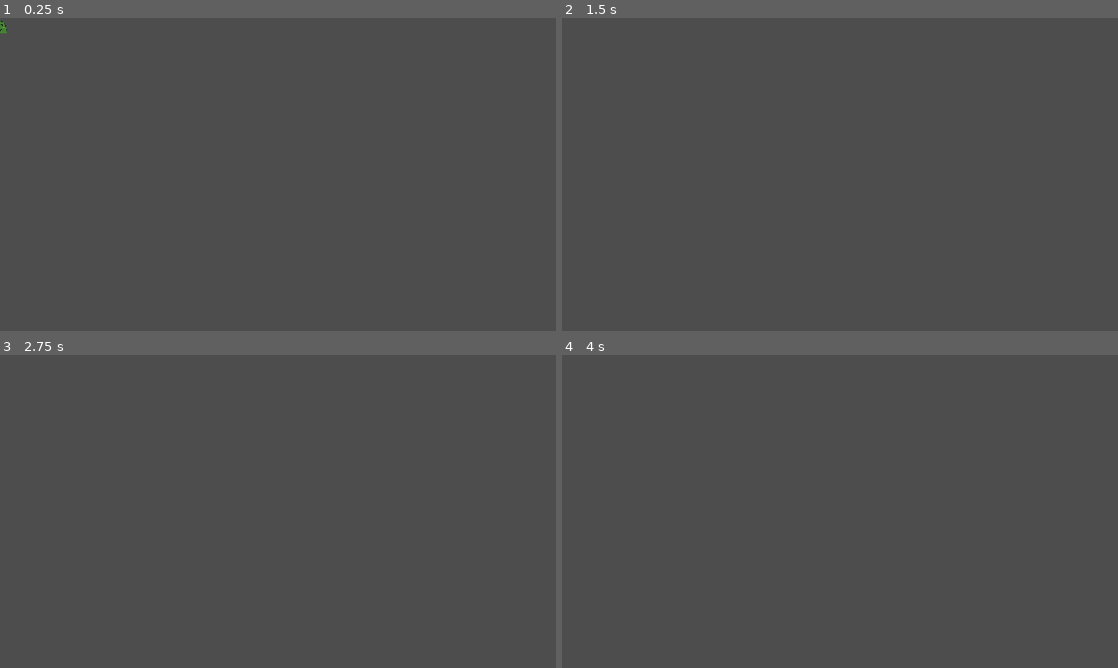
Above: before the commit, frames 1-4 (two rows, left to right).
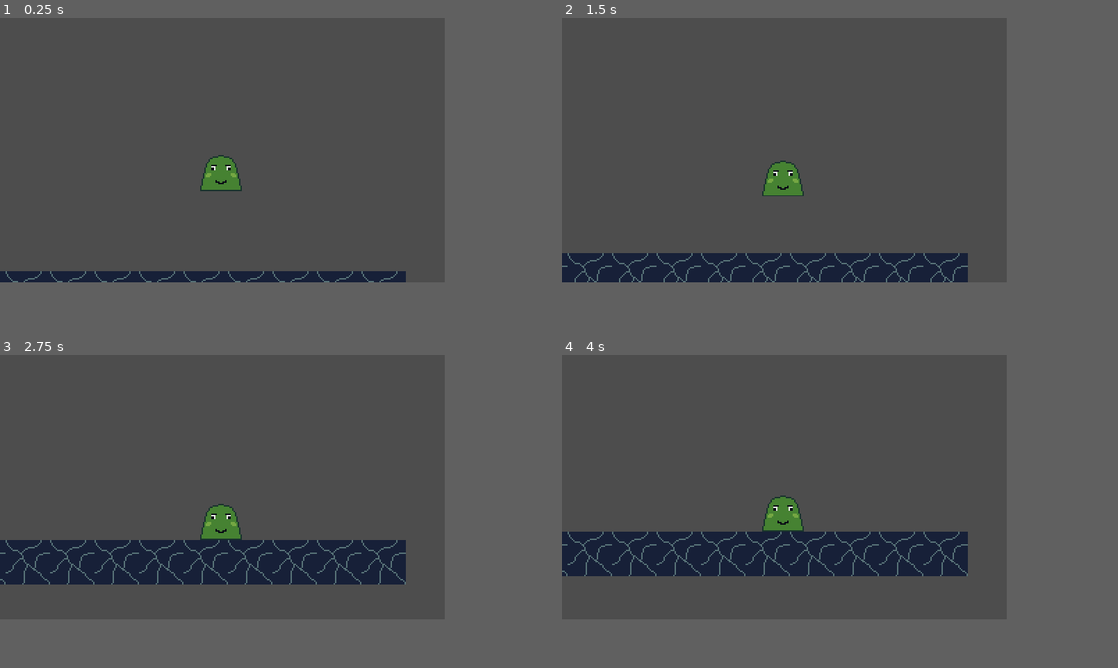
Above: after the commit, the same moments.

Repository: diabelnet/Time-Bounce
Game: Godot game, scene res://Scenes/game.tscn
The game is run twice, just before and just after one commit, with the same random seed, the same clock (stepped at 60 frames per second) and the same inputs. Before the commit the project has no main scene; this scene is started directly in both runs.
Inputs:
- Up to frame 1 (0.25 s): no input
- Up to frame 2 (1.5 s): tap Enter (ui_accept) at 0.5, 0.6 s; hold Right (ui_right) from 0.53 s (still down); tap W (Jump) at 0.77, 0.8, 1.07, 1.35 s
- Up to frame 3 (2.75 s): tap W (Jump) at 1.52, 1.82, 2.3 s; tap Enter (ui_accept) at 1.55, 2.1 s; release Right (ui_right) at 2.03 s; hold Left (ui_left) from 2.03 s (still down)
- Up to frame 4 (4 s): release Left (ui_left) at 2.78 s; hold Right (ui_right) from 2.78 s (still down); tap Enter (ui_accept) at 2.85 s; tap W (Jump) at 3.02, 3.32, 3.6, 3.77 s
In our replay, the window is 800x450 before the commit and 640x380 after it. These sizes can differ from the game's own. Grey fills any space a smaller window leaves; there, only what the larger window draws over its background counts as a difference.

The runs differ from the first frame. In frame 1, 3.3% of the frame differs, in the area x 0-73%, y 0-85%; in frame 2, 7.5%; in frame 3, 11%, in the area x 0-73%, y 47-74%; in frame 4, 11%.

Commit message:
a

Diff:
--- a/Scenes/game.tscn
+++ b/Scenes/game.tscn
@@ -1,16 +1,52 @@
-[gd_scene format=3 uid="uid://b0v8iryu7kv4r"]
+[gd_scene format=4 uid="uid://b0v8iryu7kv4r"]
 
 [ext_resource type="PackedScene" uid="uid://bo8f7k2t6qy84" path="res://Scenes/level.tscn" id="1_ebmjs"]
 [ext_resource type="PackedScene" uid="uid://oy67rn0cumj3" path="res://Scenes/player.tscn" id="2_qxrlw"]
+[ext_resource type="Texture2D" uid="uid://b83osx40v0lt2" path="res://Assets/Environment-0001-Sheet.png" id="3_wrm1d"]
 
 [sub_resource type="WorldBoundaryShape2D" id="WorldBoundaryShape2D_slswj"]
+
+[sub_resource type="TileSetAtlasSource" id="TileSetAtlasSource_3dryh"]
+texture = ExtResource("3_wrm1d")
+texture_region_size = Vector2i(32, 32)
+0:0/0 = 0
+1:0/0 = 0
+2:0/0 = 0
+3:0/0 = 0
+0:1/0 = 0
+1:1/0 = 0
+2:1/0 = 0
+3:1/0 = 0
+0:2/0 = 0
+1:2/0 = 0
+2:2/0 = 0
+3:2/0 = 0
+0:3/0 = 0
+1:3/0 = 0
+2:3/0 = 0
+3:3/0 = 0
+
+[sub_resource type="TileSet" id="TileSet_slswj"]
+tile_size = Vector2i(32, 32)
+sources/0 = SubResource("TileSetAtlasSource_3dryh")
 
 [node name="Game" type="Node2D" unique_id=839094508]
 
 [node name="Level" parent="." unique_id=137741351 instance=ExtResource("1_ebmjs")]
 
 [node name="Player" parent="Level" unique_id=1297774322 instance=ExtResource("2_qxrlw")]
-position = Vector2(0, -13)
+position = Vector2(-5, -102)
 
-[node name="CollisionShape2D" type="CollisionShape2D" parent="Level" unique_id=1392564362]
+[node name="Camera2D" type="Camera2D" parent="Level/Player" unique_id=1069379959]
+position = Vector2(1, 5)
+zoom = Vector2(2, 2)
+position_smoothing_enabled = true
+
+[node name="StaticBody2D" type="StaticBody2D" parent="Level" unique_id=1543144418]
+
+[node name="CollisionShape2D" type="CollisionShape2D" parent="Level/StaticBody2D" unique_id=1392564362]
 shape = SubResource("WorldBoundaryShape2D_slswj")
+
+[node name="TileMapLayer" type="TileMapLayer" parent="Level" unique_id=215298344]
+tile_map_data = PackedByteArray("AAD//wAAAAAAAAEAAAD+/wAAAAAAAAEAAAD9/wAAAAAAAAEAAAD8/wAAAAAAAAEAAAD7/wAAAAAAAAEAAAD6/wAAAAAAAAEAAAAAAAAAAAAAAAEAAAABAAAAAAAAAAEAAAACAAAAAAAAAAEAAAADAAAAAAAAAAEAAAA=")
+tile_set = SubResource("TileSet_slswj")
--- /dev/null
+++ b/Scenes/game_manager.tscn
@@ -0,0 +1,6 @@
+[gd_scene format=3 uid="uid://bgm6nw2lnum0o"]
+
+[ext_resource type="Script" uid="uid://elwm5lbs76aq" path="res://Scripts/GameManager.gd" id="1_oj352"]
+
+[node name="GameManager" type="Node" unique_id=785521913]
+script = ExtResource("1_oj352")
--- /dev/null
+++ b/Scripts/GameManager.gd
@@ -0,0 +1,11 @@
+extends Node
+
+var controlls: int = 1
+
+# Called when the node enters the scene tree for the first time.
+func _ready() -> void:
+	pass # Replace with function body.
+
+# Called every frame. 'delta' is the elapsed time since the previous frame.
+func _process(delta: float) -> void:
+	pass
--- a/Scripts/player.gd
+++ b/Scripts/player.gd
@@ -1,25 +1,33 @@
 extends CharacterBody2D
-
 
 const SPEED = 300.0
 const JUMP_VELOCITY = -400.0
 
+var controlls:int = GameManager.controlls
+
+var recoring:Array = []
 
 func _physics_process(delta: float) -> void:
 	# Add the gravity.
 	if not is_on_floor():
 		velocity += get_gravity() * delta
 
+	var jump = Input.is_action_just_pressed("Jump")
+
 	# Handle jump.
-	if Input.is_action_just_pressed("ui_accept") and is_on_floor():
+	if jump and is_on_floor():
 		velocity.y = JUMP_VELOCITY
 
 	# Get the input direction and handle the movement/deceleration.
-	# As good practice, you should replace UI actions with custom gameplay actions.
-	var direction := Input.get_axis("ui_left", "ui_right")
+	# As good practice, you should replace UI actions with custom gameplay
+
+	var direction := Input.get_axis("Right_"+str(controlls), "Left_"+str(controlls))
 	if direction:
 		velocity.x = direction * SPEED
 	else:
 		velocity.x = move_toward(velocity.x, 0, SPEED)
 
 	move_and_slide()
+
+func record() -> void:
+	pass
--- a/project.godot
+++ b/project.godot
@@ -11,11 +11,20 @@
 [application]
 
 config/name="Game Jam"
+run/main_scene="uid://b0v8iryu7kv4r"
 config/features=PackedStringArray("4.7", "Forward Plus")
+run/max_fps=60
 config/icon="res://icon.svg"
+
+[autoload]
+
+GameManager="*uid://bgm6nw2lnum0o"
 
 [display]
 
+window/size/viewport_width=640
+window/size/viewport_height=380
+window/size/mode=3
 window/stretch/mode="canvas_items"
 window/stretch/aspect="expand"
 
@@ -136,3 +145,4 @@
 
 textures/canvas_textures/default_texture_filter=0
 rendering_device/driver.windows="d3d12"
+renderer/rendering_method="gl_compatibility"
Binary file added: Assets/Environment-0001-Sheet.png
Not shown, added: Assets/Environment-0001-Sheet.png.import
Not shown, added: Scripts/GameManager.gd.uid
